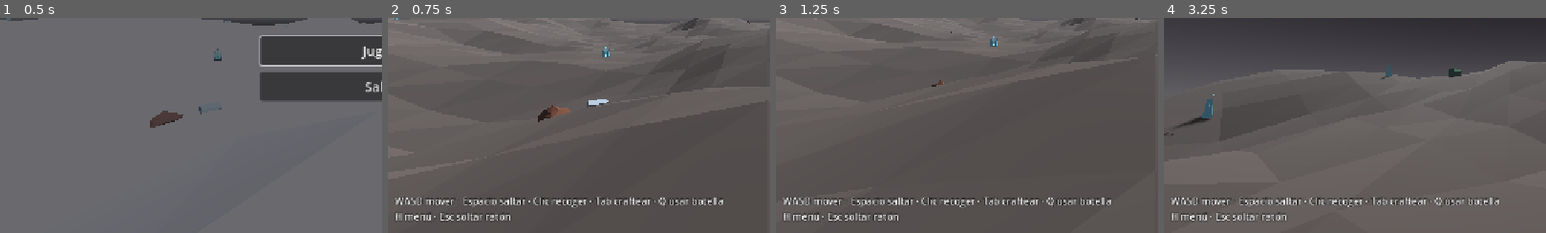
Above: before the commit, frames 1-4 (left to right).
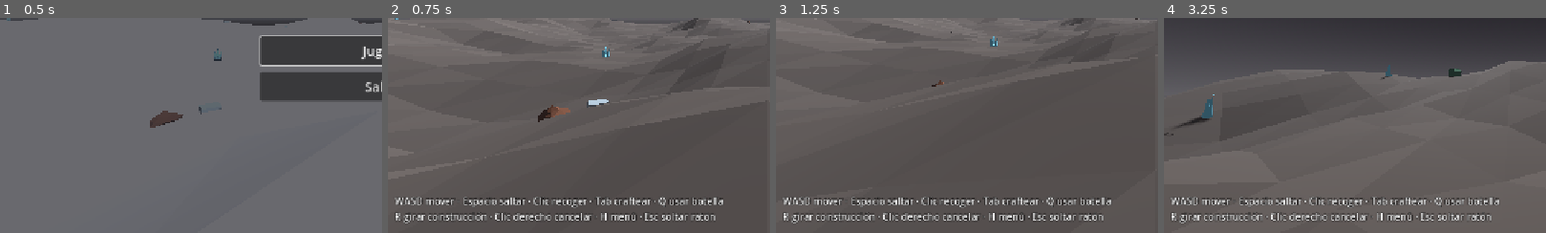
Above: after the commit, the same moments.

Repository: johnlobo/planetform
Game: Godot game, scene res://scenes/main.tscn
Same seed, same stepped clock (60 frames per second), same inputs: the game is played once before the commit and once after it.
Inputs (mouse positions are % of the whole screen's width and height, from its top left):
- Up to frame 1 (0.5 s): no input
- Up to frame 2 (0.75 s): click "Jugar" at 0.5 s
- Up to frame 3 (1.25 s): no input
- Up to frame 4 (3.25 s): tap Enter (ui_accept) at 1.25, 2 s; move the mouse to (55, 50) at 1.27 s; hold W (move_forward) 1.28-2.03 s; hold Tab (craft) 1.28-2.03 s; click (55, 50) at 1.42 s; tap Space (jump) at 1.52, 2.27 s; tap R (rotate_building, bound only after the commit) at 1.55, 2.1 s; move the mouse to (30, 55) at 2.02 s; hold S (move_back) 2.03-2.78 s; click (30, 55) at 2.17 s; tap C at 2.3, 2.85 s; move the mouse to (52, 48) at 2.77 s; hold W (move_forward) from 2.78 s (still down); hold Tab (craft) from 2.78 s (still down); click (52, 48) at 2.92 s
The pictures show only the part of the screen within x 0-50%, y 50-100%; the shares and areas given below are measured in that part.

Frame 1 is identical in both runs. In frame 2, 1.5% of the frame differs, in the area x 2-86%, y 90-96%; in frame 3, 1.5%; in frame 4, 1.7%.

Commit message:
Modo de colocación con silueta verde o roja
Las construcciones ya no aparecen delante del jugador: al craftearlas se
muestra una silueta que sigue la mirada, verde donde se puede construir y
roja donde no (lejos, fuera de la zona, bajo el agua, terreno inclinado o
sin sitio). Clic coloca, R o la rueda giran y clic derecho o Esc cancelan.
El coste se descuenta al colocarla, así cancelar no cuesta nada.

Co-Authored-By: Claude Opus 5.5 (1M context) <noreply@anthropic.com>
Claude-Session: https://claude.ai/code/session_01MyMPQRQ5hrib5ukKdUrvoT

Diff:
--- a/scripts/game_state.gd
+++ b/scripts/game_state.gd
@@ -92,6 +92,8 @@
 # true mientras se muestra la pantalla de título: aún no se ha empezado a jugar.
 var in_title := false
 var ui_open := false
+# true mientras el jugador elige dónde colocar una construcción.
+var placing := false
 var hint := ""
 # Construcciones colocadas: [{"kind", "x", "y", "z", "rot"}], para el guardado.
 var machines: Array = []
@@ -286,11 +288,14 @@
 	if not can_craft(id):
 		return false
 	var recipe: Dictionary = RECIPES[id]
+	# Las construcciones se pagan al colocarlas, así cancelar no cuesta nada.
+	if String(recipe["kind"]) == "building":
+		place_requested.emit(id)
+		return true
 	var cost: Dictionary = recipe["cost"]
 	for res in cost:
 		inventory[res] = int(inventory[res]) - int(cost[res])
-	if String(recipe["kind"]) != "building":
-		Sfx.play("craftear")
+	Sfx.play("craftear")
 	match String(recipe["kind"]):
 		"tool":
 			if id == "tanque":
@@ -301,8 +306,19 @@
 				message.emit("Taladro mejorado: ahora recoges el doble.")
 		"consumable":
 			inventory[id] = int(inventory.get(id, 0)) + 1
-		"building":
-			place_requested.emit(id)
+	inventory_changed.emit()
+	return true
+
+
+## Descuenta el coste de una construcción al colocarla y la apunta en la
+## partida. Devuelve false si ya no hay materiales.
+func build(kind: String, pos: Vector3, rot: float) -> bool:
+	if not can_craft(kind):
+		return false
+	var cost: Dictionary = RECIPES[kind]["cost"]
+	for res in cost:
+		inventory[res] = int(inventory[res]) - int(cost[res])
+	register_machine(kind, pos, rot)
 	inventory_changed.emit()
 	return true
 
@@ -460,6 +476,7 @@
 	dead = false
 	in_title = false
 	ui_open = false
+	placing = false
 	machines = []
 	player_position = null
 	_autosave_timer = 0.0
@@ -475,6 +492,7 @@
 	_add_key("use_bottle", [KEY_Q])
 	_add_key("release_mouse", [KEY_ESCAPE])
 	_add_key("pause", [KEY_H])
+	_add_key("rotate_building", [KEY_R])
 
 
 func _add_key(action: String, keys: Array) -> void:
--- a/scripts/hud.gd
+++ b/scripts/hud.gd
@@ -44,7 +44,7 @@
 	help.grow_vertical = Control.GROW_DIRECTION_BEGIN
 	help.offset_left = 16
 	help.offset_bottom = -16
-	help.text = "WASD mover · Espacio saltar · Clic recoger · Tab craftear · Q usar botella\nH menú · Esc soltar ratón"
+	help.text = "WASD mover · Espacio saltar · Clic recoger · Tab craftear · Q usar botella\nR girar construcción · Clic derecho cancelar · H menú · Esc soltar ratón"
 
 	# Barras abajo a la derecha; el contenedor crece hacia arriba y a la izquierda.
 	var oxygen_box := VBoxContainer.new()
--- a/scripts/machine.gd
+++ b/scripts/machine.gd
@@ -2,6 +2,8 @@
 ## Construcción colocada por el jugador (panel, generador o calentador).
 
 var kind := "panel"
+## Caja que ocupa en el suelo (ancho, alto, fondo), para comprobar dónde cabe.
+var footprint := Vector3.ONE
 var _spinner: Node3D
 
 
@@ -81,6 +83,19 @@
 	collision.shape = shape
 	collision.position.y = shape.size.y / 2.0
 	add_child(collision)
+	footprint = shape.size
+
+
+## Convierte la construcción en una silueta sin colisión que se dibuja con
+## el material dado (verde o rojo en el modo de colocación).
+func make_ghost(material: Material) -> void:
+	for child in get_children():
+		if child is CollisionShape3D:
+			remove_child(child)
+			child.free()
+		elif child is MeshInstance3D:
+			child.material_override = material
+			child.cast_shadow = GeometryInstance3D.SHADOW_CASTING_SETTING_OFF
 
 
 func _process(delta: float) -> void:
--- a/scripts/main.gd
+++ b/scripts/main.gd
@@ -7,6 +7,7 @@
 const Player := preload("res://scripts/player.gd")
 const Hud := preload("res://scripts/hud.gd")
 const Menu := preload("res://scripts/menu.gd")
+const Placer := preload("res://scripts/placer.gd")
 
 const WORLD_SIZE := 160.0
 const GRID := 64 # cuadros por lado del terreno
@@ -31,6 +32,8 @@
 var water: MeshInstance3D
 var plants: Node3D
 var player: CharacterBody3D
+var terrain: StaticBody3D
+var placer: Node3D
 
 var sky_colors := Gradient.new()
 var ground_colors := Gradient.new()
@@ -48,8 +51,13 @@
 	_build_water()
 	_spawn_resources()
 	for m in Game.machines:
-		_spawn_machine(String(m["kind"]), Vector3(float(m["x"]), float(m["y"]), float(m["z"])), float(m["rot"]))
+		spawn_machine(String(m["kind"]), Vector3(float(m["x"]), float(m["y"]), float(m["z"])), float(m["rot"]))
 	_spawn_player()
+	placer = Placer.new()
+	placer.world = self
+	placer.terrain = terrain
+	placer.player = player
+	add_child(placer)
 	var hud := Hud.new()
 	add_child(hud)
 	var menu := Menu.new()
@@ -233,6 +241,7 @@
 	collision.shape = shape
 	body.add_child(collision)
 	add_child(body)
+	terrain = body
 
 
 ## Tono de gris de un triángulo: más oscuro en pendiente y en los valles,
@@ -302,16 +311,10 @@
 
 
 func _on_place_requested(kind: String) -> void:
-	var forward := -player.global_transform.basis.z
-	forward.y = 0.0
-	var pos := player.global_position + forward.normalized() * 4.0
-	pos.y = surface_height(pos.x, pos.z)
-	_spawn_machine(kind, pos, player.rotation.y)
-	Sfx.play("colocar")
-	Game.register_machine(kind, pos, player.rotation.y)
-
-
-func _spawn_machine(kind: String, pos: Vector3, rot: float) -> void:
+	placer.start(kind)
+
+
+func spawn_machine(kind: String, pos: Vector3, rot: float) -> void:
 	var machine := Machine.new()
 	machine.setup(kind)
 	machine.position = pos
--- /dev/null
+++ b/scripts/placer.gd
@@ -0,0 +1,165 @@
+extends Node3D
+## Modo de colocación: una silueta de la construcción sigue a la mirada del
+## jugador, verde donde se puede construir y roja donde no. Clic izquierdo
+## la coloca, R o la rueda del ratón la giran y clic derecho o Esc cancelan.
+
+const Machine := preload("res://scripts/machine.gd")
+const Player := preload("res://scripts/player.gd")
+
+const REACH := 10.0 # metros desde la cámara
+const MAX_SLOPE := 0.7 # diferencia de altura máxima entre las esquinas, en metros
+const ROTATE_STEP := PI / 12.0 # 15 grados por paso de rueda
+const SPACING := 0.2 # holgura entre construcciones, en metros
+
+var world: Node3D # el nodo main: da la altura del terreno y el nivel del agua
+var terrain: CollisionObject3D
+var player: Player
+
+var _kind := ""
+var _ghost: Machine
+var _rotation := 0.0
+var _valid := false
+var _reason := ""
+var _green := _ghost_material(Color(0.2, 1.0, 0.35, 0.45))
+var _red := _ghost_material(Color(1.0, 0.2, 0.15, 0.45))
+var _box := BoxShape3D.new()
+
+
+func start(kind: String) -> void:
+	cancel()
+	_kind = kind
+	_rotation = 0.0
+	_ghost = Machine.new()
+	_ghost.setup(kind)
+	_ghost.make_ghost(_green)
+	add_child(_ghost)
+	Game.placing = true
+	_update_ghost()
+
+
+func cancel() -> void:
+	if _ghost:
+		_ghost.queue_free()
+		_ghost = null
+	_kind = ""
+	if Game.placing:
+		Game.placing = false
+		Game.hint = ""
+
+
+func _input(event: InputEvent) -> void:
+	if _ghost == null or Game.ui_open or get_tree().paused:
+		return
+	var handled := true
+	if event is InputEventMouseButton and event.pressed:
+		match event.button_index:
+			MOUSE_BUTTON_LEFT:
+				if Input.mouse_mode == Input.MOUSE_MODE_CAPTURED:
+					_confirm()
+				else:
+					handled = false # el jugador recaptura el ratón
+			MOUSE_BUTTON_RIGHT:
+				cancel()
+			MOUSE_BUTTON_WHEEL_UP:
+				_rotation += ROTATE_STEP
+			MOUSE_BUTTON_WHEEL_DOWN:
+				_rotation -= ROTATE_STEP
+			_:
+				handled = false
+	elif event.is_action_pressed("rotate_building"):
+		_rotation += PI / 4.0
+	elif event.is_action_pressed("release_mouse"):
+		cancel()
+	else:
+		handled = false
+	if handled:
+		get_viewport().set_input_as_handled()
+
+
+func _physics_process(_delta: float) -> void:
+	if _ghost == null:
+		return
+	# Abrir el crafteo o morir cancela la colocación.
+	if Game.ui_open or Game.dead:
+		cancel()
+		return
+	_update_ghost()
+
+
+func _update_ghost() -> void:
+	var camera := player.camera
+	var from := camera.global_position
+	var forward := -camera.global_transform.basis.z
+	var query := PhysicsRayQueryParameters3D.create(from, from + forward * REACH)
+	query.exclude = [player.get_rid()]
+	var hit := get_world_3d().direct_space_state.intersect_ray(query)
+	var point: Vector3 = hit["position"] if hit else from + forward * REACH
+	point.y = world.surface_height(point.x, point.z)
+	var rot := player.rotation.y + _rotation
+	_ghost.global_position = point
+	_ghost.rotation.y = rot
+	_reason = _check(point, rot, not hit.is_empty())
+	_valid = _reason == ""
+	_ghost.make_ghost(_green if _valid else _red)
+	var recipe_name: String = Game.RECIPES[_kind]["name"]
+	if _valid:
+		Game.hint = "%s · clic colocar · R girar · clic derecho cancelar" % recipe_name
+	else:
+		Game.hint = "%s · %s" % [recipe_name, _reason]
+
+
+## Devuelve por qué no se puede construir en ese punto, o "" si se puede.
+func _check(point: Vector3, rot: float, in_reach: bool) -> String:
+	if not in_reach:
+		return "demasiado lejos"
+	var limit: float = world.WORLD_SIZE * 0.48
+	if absf(point.x) > limit or absf(point.z) > limit:
+		return "fuera de la zona"
+	if world.water.visible and point.y < world.water.position.y + 0.1:
+		return "bajo el agua"
+	var size: Vector3 = _ghost.footprint
+	var basis := Basis(Vector3.UP, rot)
+	var lowest := INF
+	var highest := -INF
+	for corner in [Vector3(-1, 0, -1), Vector3(1, 0, -1), Vector3(-1, 0, 1), Vector3(1, 0, 1)]:
+		var p: Vector3 = point + basis * (corner * size * 0.5)
+		var h: float = world.surface_height(p.x, p.z)
+		lowest = minf(lowest, h)
+		highest = maxf(highest, h)
+	if highest - lowest > MAX_SLOPE:
+		return "terreno demasiado inclinado"
+	# Choca con otra construcción, un recurso o el propio jugador.
+	_box.size = size + Vector3(SPACING, 0.0, SPACING)
+	var shape_query := PhysicsShapeQueryParameters3D.new()
+	shape_query.shape = _box
+	shape_query.transform = Transform3D(basis, point + Vector3(0, size.y / 2.0 + 0.05, 0))
+	shape_query.exclude = [terrain.get_rid()]
+	if not get_world_3d().direct_space_state.intersect_shape(shape_query, 1).is_empty():
+		return "no hay sitio"
+	return ""
+
+
+func _confirm() -> void:
+	if not _valid:
+		Sfx.play("alarma", 0.0, -12.0)
+		Game.message.emit("Aquí no se puede construir: %s." % _reason)
+		return
+	var kind := _kind
+	var pos := _ghost.global_position
+	var rot := _ghost.rotation.y
+	if not Game.build(kind, pos, rot):
+		Game.message.emit("Te faltan materiales.")
+		cancel()
+		return
+	world.spawn_machine(kind, pos, rot)
+	Sfx.play("colocar")
+	cancel()
+
+
+static func _ghost_material(color: Color) -> StandardMaterial3D:
+	var material := StandardMaterial3D.new()
+	material.albedo_color = color
+	material.transparency = BaseMaterial3D.TRANSPARENCY_ALPHA
+	material.shading_mode = BaseMaterial3D.SHADING_MODE_UNSHADED
+	material.disable_fog = true
+	return material
--- a/scripts/player.gd
+++ b/scripts/player.gd
@@ -108,6 +108,8 @@
 
 
 func _update_hint() -> void:
+	if Game.placing:
+		return # el modo de colocación escribe su propia ayuda
 	Game.hint = ""
 	if ray.is_colliding():
 		var target = ray.get_collider()
Not shown, added: scripts/placer.gd.uid
